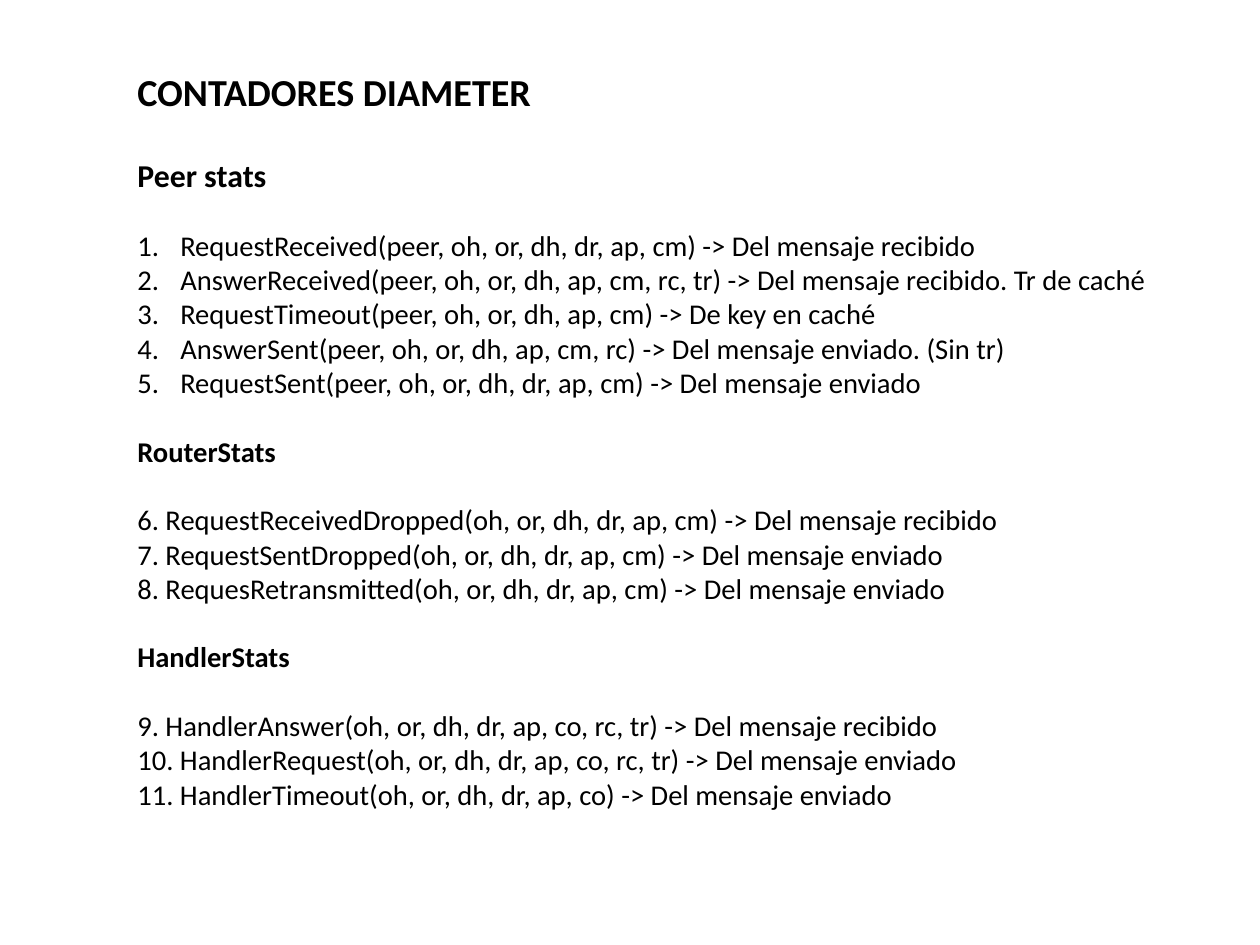
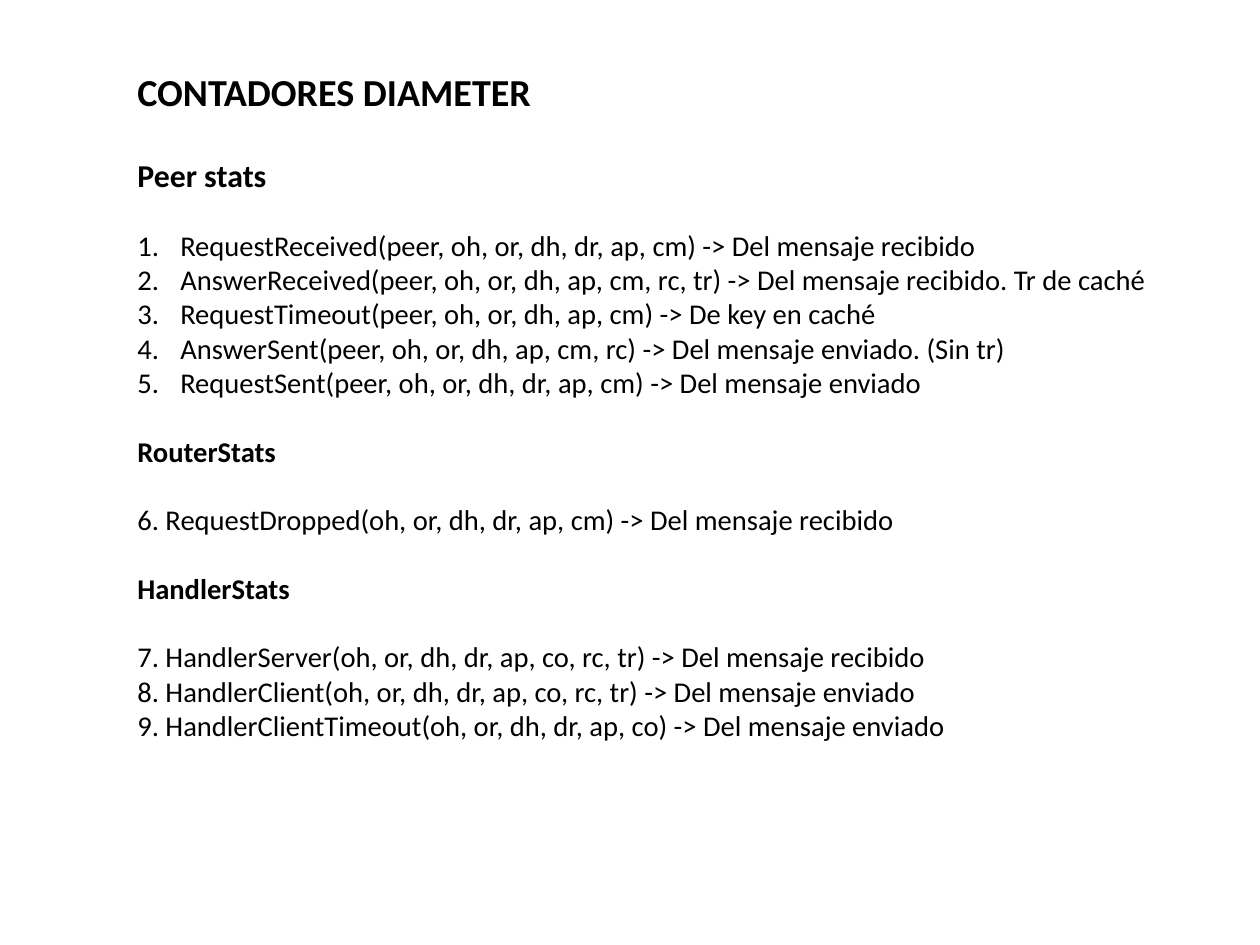
Before and after one commit to francistor/yaas, a slide deck: slide 5 of DiameterServerDesign.pptx. Drawn at 1260x945 pixels with LibreOffice and Linux fonts; fonts in the diff are those of the drawing. Boxes give left, top, right and bottom in pixels: in the first picture for what was removed or moved away, otherwise in the second. Text is boxed around its words. In the diff, an @@ line names an element or a change of style, - is before the commit and + after.

```diff
--- a/DiameterServerDesign.pptx
+++ b/DiameterServerDesign.pptx
@@ text at (x1=137, y1=509, x2=893, y2=535): text changed @@
-6. RequestReceivedDropped(oh, or, dh, dr, ap, cm) -> Del mensaje recibido
-7. RequestSentDropped(oh, or, dh, dr, ap, cm) -> Del mensaje enviado
-8. RequesRetransmitted(oh, or, dh, dr, ap, cm) -> Del mensaje enviado
+6. RequestDropped(oh, or, dh, dr, ap, cm) -> Del mensaje recibido
@@ text at (x1=137, y1=646, x2=944, y2=741): text changed @@
-9. HandlerAnswer(oh, or, dh, dr, ap, co, rc, tr) -> Del mensaje recibido
-10. HandlerRequest(oh, or, dh, dr, ap, co, rc, tr) -> Del mensaje enviado
-11. HandlerTimeout(oh, or, dh, dr, ap, co) -> Del mensaje enviado
+7. HandlerServer(oh, or, dh, dr, ap, co, rc, tr) -> Del mensaje recibido
+8. HandlerClient(oh, or, dh, dr, ap, co, rc, tr) -> Del mensaje enviado
+9. HandlerClientTimeout(oh, or, dh, dr, ap, co) -> Del mensaje enviado
```
Also in this commit, not shown: 1 other slide changed, 43 other files.
